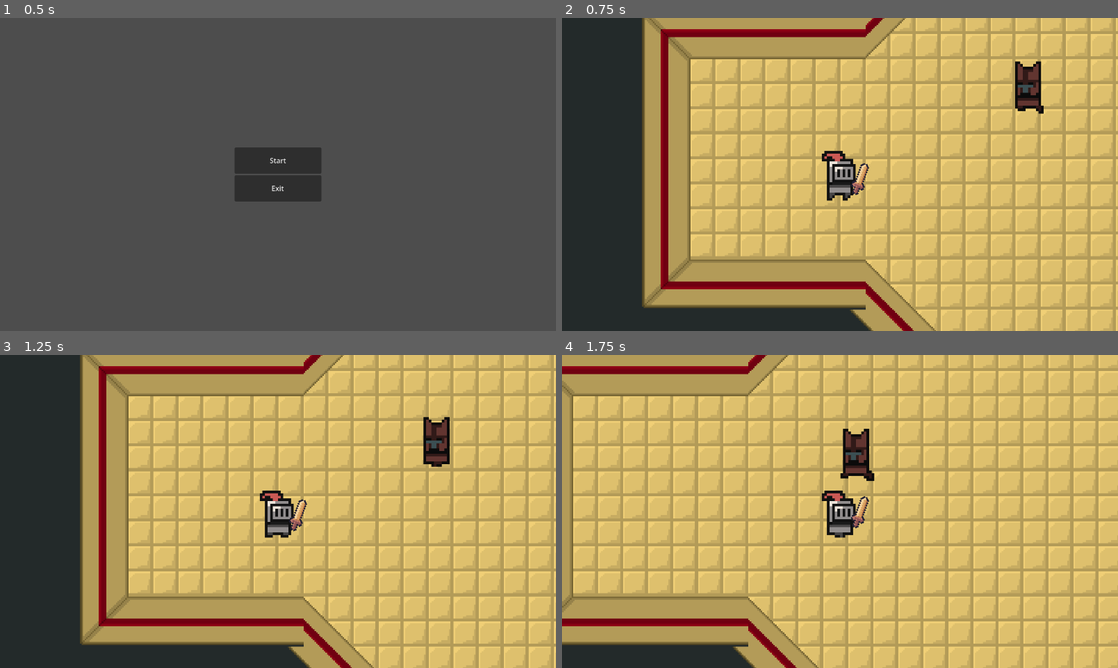
Above: before the commit, frames 1-4 (two rows, left to right).
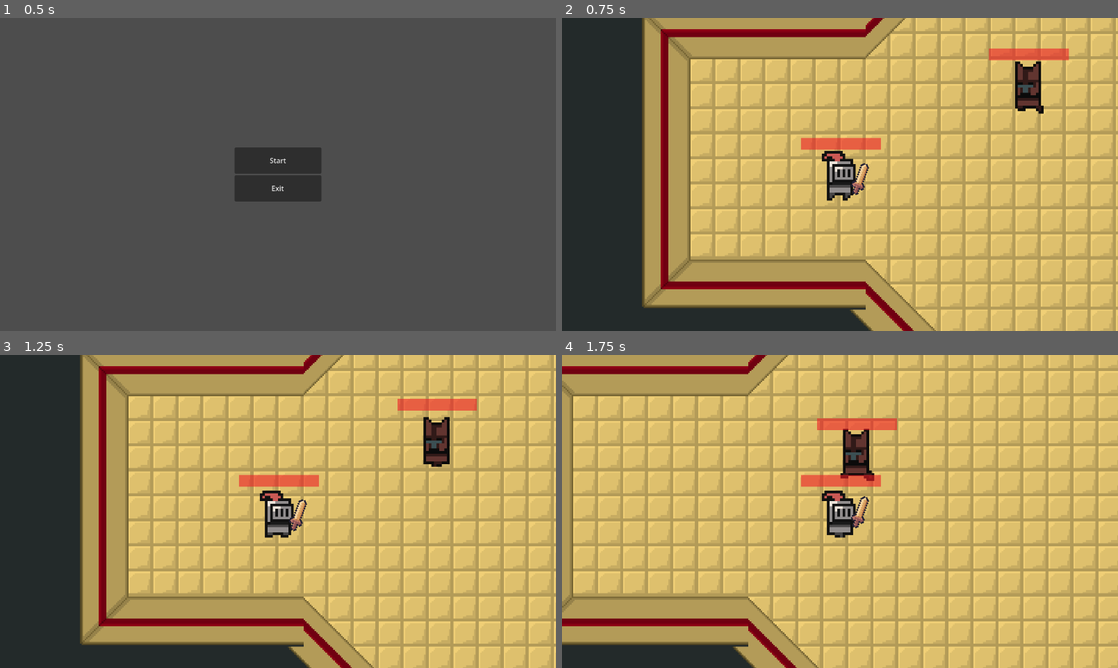
Above: after the commit, the same moments.

Repository: DavydGladius/Gladiator
Game: Godot game, scene res://Scenes/main_menu.tscn
The game is run twice, just before and just after one commit, with the same random seed, the same clock (stepped at 60 frames per second) and the same inputs.
Inputs (mouse positions are in pixels of both pictures, inside the frame that each line leads up to):
- Up to frame 1 (0.5 s): no input
- Up to frame 2 (0.75 s): click "Start" at 0.5 s
- Up to frame 3 (1.25 s): no input
- Up to frame 4 (1.75 s): move the mouse to (962, 495) at 1.27 s; hold D (right) from 1.28 s (still down); click (962, 495) at 1.35 s

Frame 1 is identical in both runs. In frame 2, 1.1% of the frame differs, in the area x 43-92%, y 9-43%; in frame 3, 1.1%; in frame 4, 1.1%.

Commit message:
Health bar added and slight change to damage and health values
Added a health bar that's above an entity
Changed damage and health values to be float instead of int

Diff:
--- a/Enemy/enemy.tscn
+++ b/Enemy/enemy.tscn
@@ -4,6 +4,7 @@
 [ext_resource type="Texture2D" uid="uid://55kp3k0uw77e" path="res://assets/sprites/enemy/enemy_idle.png" id="2_am0pq"]
 [ext_resource type="Texture2D" uid="uid://bhh4ams2wjaj1" path="res://assets/sprites/enemy/enemy_die.png" id="2_eqilm"]
 [ext_resource type="Texture2D" uid="uid://d4ic4q6y450cl" path="res://assets/sprites/enemy/enemy_walk.png" id="3_eqilm"]
+[ext_resource type="Texture2D" uid="uid://ccbmqlkrv7inr" path="res://assets/sprites/mc/health.png" id="5_ncf7h"]
 
 [sub_resource type="AtlasTexture" id="AtlasTexture_nmr1a"]
 atlas = ExtResource("2_eqilm")
@@ -134,3 +135,24 @@
 [node name="CollisionShape2D" type="CollisionShape2D" parent="AttackArea" unique_id=2001673770]
 position = Vector2(0, 2)
 shape = SubResource("CircleShape2D_eqilm")
+
+[node name="Node2D" type="Node2D" parent="." unique_id=848326513]
+position = Vector2(-15, -12)
+
+[node name="Control" type="Control" parent="Node2D" unique_id=173921461]
+layout_mode = 3
+anchors_preset = 0
+offset_top = -2.0
+offset_right = 31.0
+offset_bottom = 3.0
+
+[node name="HealthBar" type="TextureProgressBar" parent="Node2D/Control" unique_id=251253164]
+unique_name_in_owner = true
+self_modulate = Color(1, 1, 1, 0.5882353)
+layout_mode = 1
+anchors_preset = -1
+offset_right = 102.0
+offset_bottom = 15.0
+scale = Vector2(0.3, 0.3)
+value = 100.0
+texture_progress = ExtResource("5_ncf7h")
--- a/Player/player.tscn
+++ b/Player/player.tscn
@@ -3,6 +3,7 @@
 [ext_resource type="Script" uid="uid://41kcurmr2854" path="res://scripts/player/Player.gd" id="1_l8h54"]
 [ext_resource type="Texture2D" uid="uid://d1ukout7sfdk4" path="res://assets/sprites/mc/mc_sprite_.png" id="2_4ntmi"]
 [ext_resource type="PackedScene" uid="uid://ceqtca5e8gumv" path="res://Scenes/weapons/BasicSword.tscn" id="3_btcbx"]
+[ext_resource type="Texture2D" uid="uid://ccbmqlkrv7inr" path="res://assets/sprites/mc/health.png" id="4_gwnis"]
 
 [sub_resource type="AtlasTexture" id="AtlasTexture_btcbx"]
 atlas = ExtResource("2_4ntmi")
@@ -168,3 +169,25 @@
 position = Vector2(6.0000005, 9.000001)
 rotation = -0.43633235
 scale = Vector2(0.99999994, 0.99999994)
+
+[node name="CanvasLayer" type="CanvasLayer" parent="." unique_id=1129702142]
+
+[node name="Node2D" type="Node2D" parent="." unique_id=1101582476]
+position = Vector2(-15, -12)
+
+[node name="Control" type="Control" parent="Node2D" unique_id=1790157261]
+layout_mode = 3
+anchors_preset = 0
+offset_right = 31.0
+offset_bottom = 5.0
+
+[node name="HealthBar" type="TextureProgressBar" parent="Node2D/Control" unique_id=1106472058]
+unique_name_in_owner = true
+self_modulate = Color(1, 1, 1, 0.5882353)
+layout_mode = 1
+anchors_preset = -1
+offset_right = 102.0
+offset_bottom = 15.0
+scale = Vector2(0.3, 0.3)
+value = 100.0
+texture_progress = ExtResource("4_gwnis")
--- a/scripts/base/Entity.gd
+++ b/scripts/base/Entity.gd
@@ -2,14 +2,18 @@
 class_name Entity
 
 @export var movement_speed: float = 100.0
-@export var max_health: int = 100
+@export var max_health: float = 100.0
 @onready var animations: AnimatedSprite2D = $AnimatedSprite2D
+@onready var healthBar = get_node("%HealthBar")
 
-var current_health: int
+var current_health: float
 var is_dead: bool = false
 
 func _ready():
 	current_health = max_health
+
+	healthBar.max_value = max_health
+
 
 func handle_movement(direction: Vector2):
 	if is_dead: return # Jei miręs, nebejuda
@@ -29,9 +33,10 @@
 	else:
 		animations.play("idle")
 
-func take_damage(amount: int):
+func take_damage(amount: float):
 	if is_dead: return
 	current_health -= amount
+	healthBar.value = current_health
 	print("Enemy hit! Health left: ", current_health) # PO TO PASALINTI
 
 	if current_health <= 0:
--- a/scripts/enemy/enemy.gd
+++ b/scripts/enemy/enemy.gd
@@ -1,7 +1,7 @@
 extends Entity
 
 @onready var attack_area: Area2D = $AttackArea
-@export var contact_damage: int = 10
+@export var contact_damage: float = 10.0
 @export var attack_cooldown_time: float = 1.0
 
 var can_attack: bool = true
--- a/scripts/player/Player.gd
+++ b/scripts/player/Player.gd
@@ -1,4 +1,6 @@
 extends Entity
+
+
 
 func _physics_process(_delta):
 	var direction = Input.get_vector("left", "right", "up", "down")
--- a/scripts/weapons/basic_sword.gd
+++ b/scripts/weapons/basic_sword.gd
@@ -3,7 +3,7 @@
 @onready var player_sprite: AnimatedSprite2D = $"../AnimatedSprite2D"
 @onready var attack_area: Area2D = $AttackArea
 
-@export var damage: int = 25
+@export var damage: float = 25.0
 @export var base_x: float = 6.0
 @export var base_y: float = 7.0
 @export var idle_offset: float = 1.5
Binary file added: assets/sprites/mc/health.png
Not shown, added: assets/sprites/mc/health.png.import
Not shown, changed: README.md
